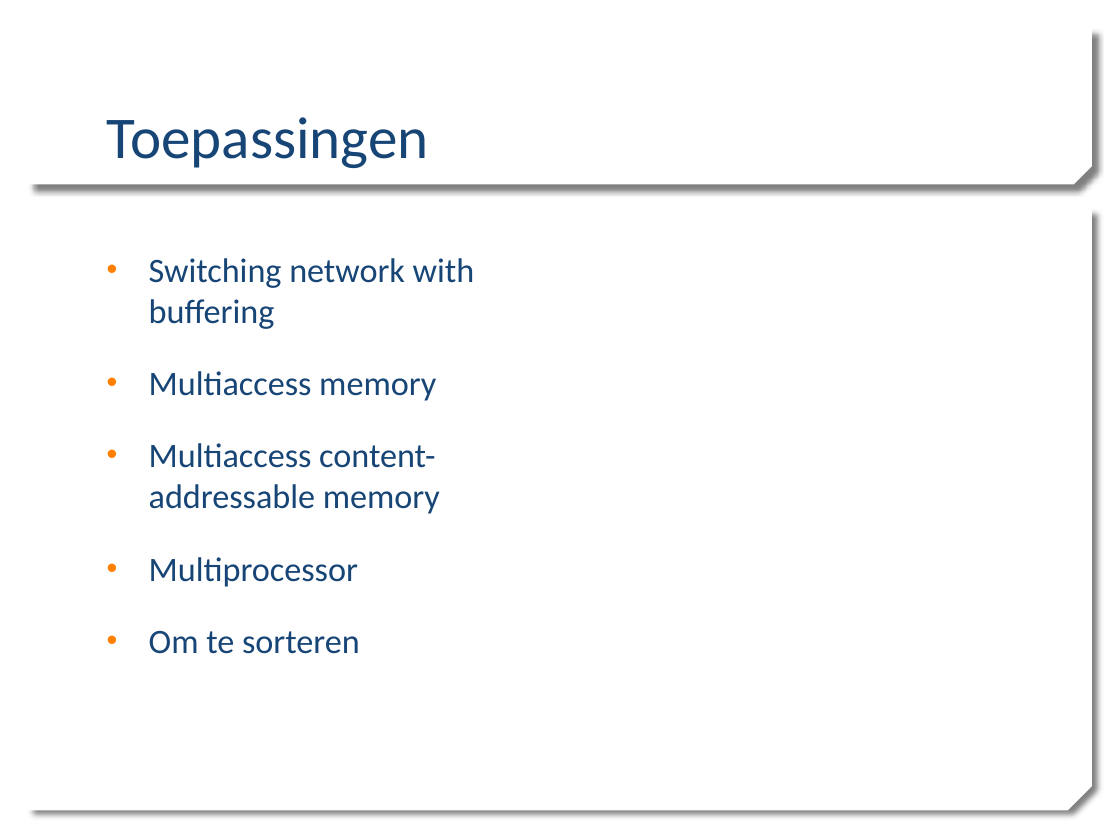
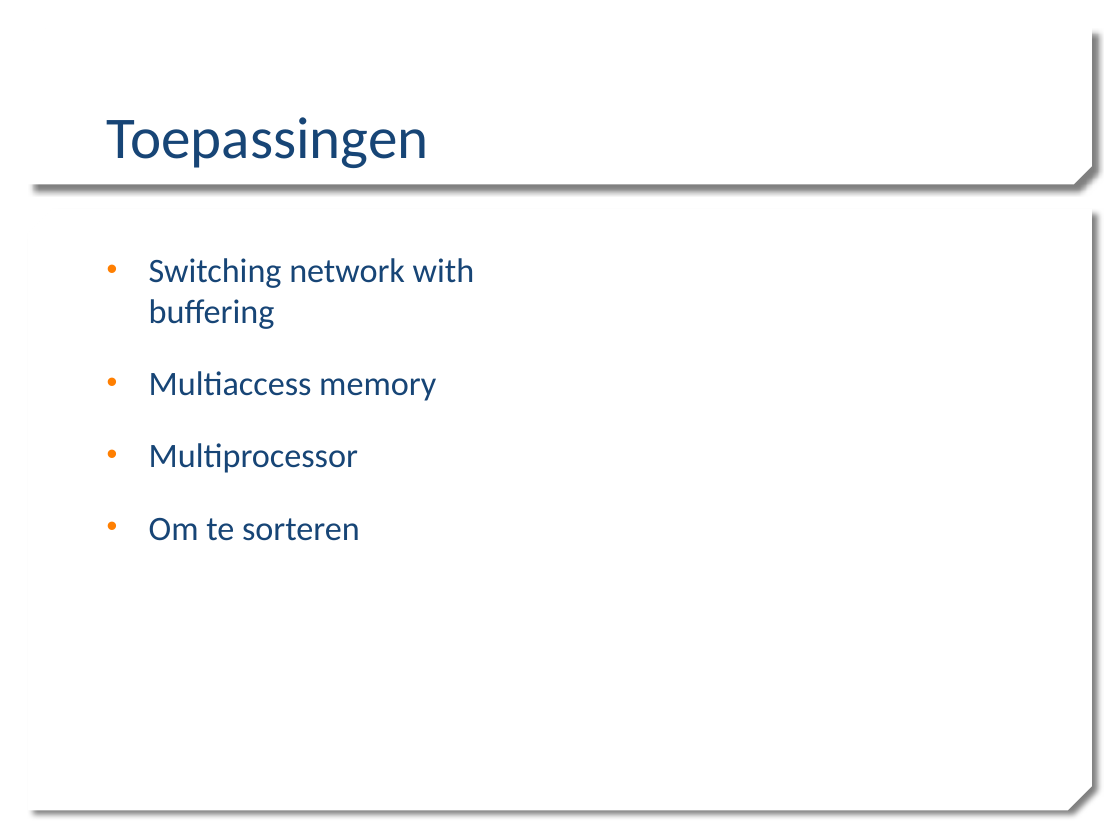
Before and after one commit to mdekempeneer/Research-Optimal-Size-Sorting-Networks, a slide deck: slide 8 of PPP1_WV.pptx (slide 6 before the commit). Drawn at 1120x840 pixels with LibreOffice and Linux fonts; fonts in the diff are those of the drawing; background and template pictures are left out. Boxes give left, top, right and bottom in pixels: in the first picture for what was removed or moved away, otherwise in the second. Text is boxed around its words. In the diff, an @@ line names an element or a change of style, - is before the commit and + after.

```diff
--- a/PPP1_WV.pptx
+++ b/PPP1_WV.pptx
@@ text at <box>149,443,440,514</box>: paragraph removed @@
-• Multiaccess content-addressable memory
```
Also in this commit, not shown: 3 other slides changed, 6 slides added, 1 slide removed.
